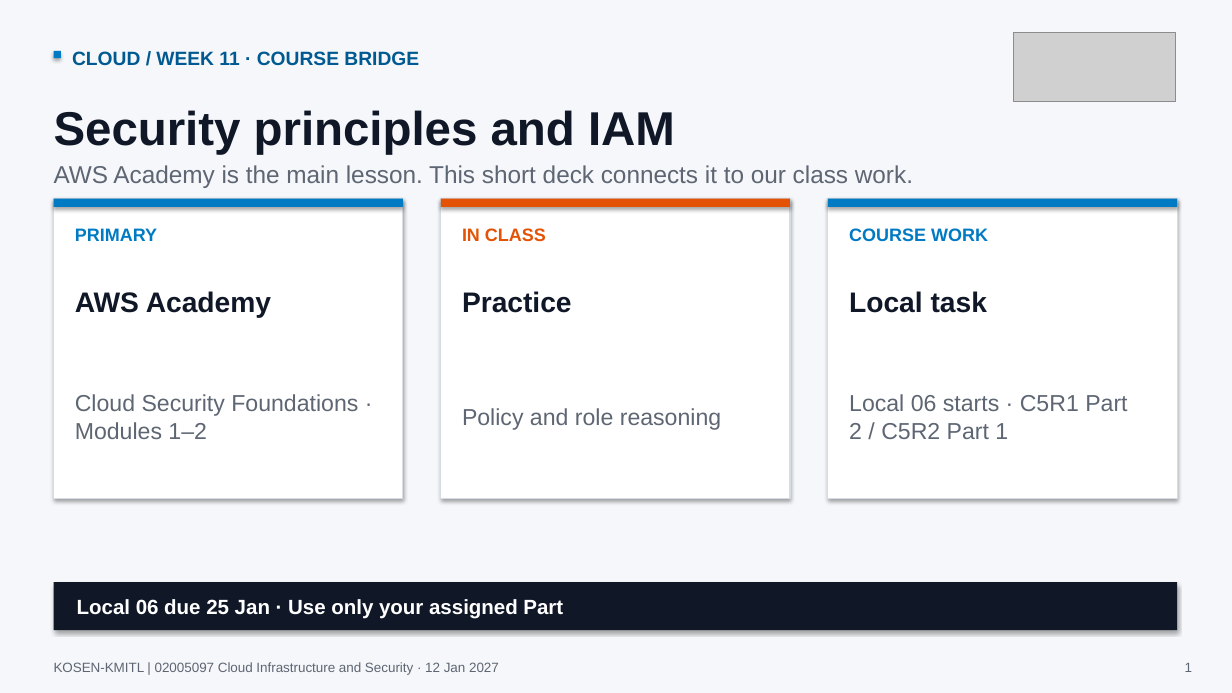
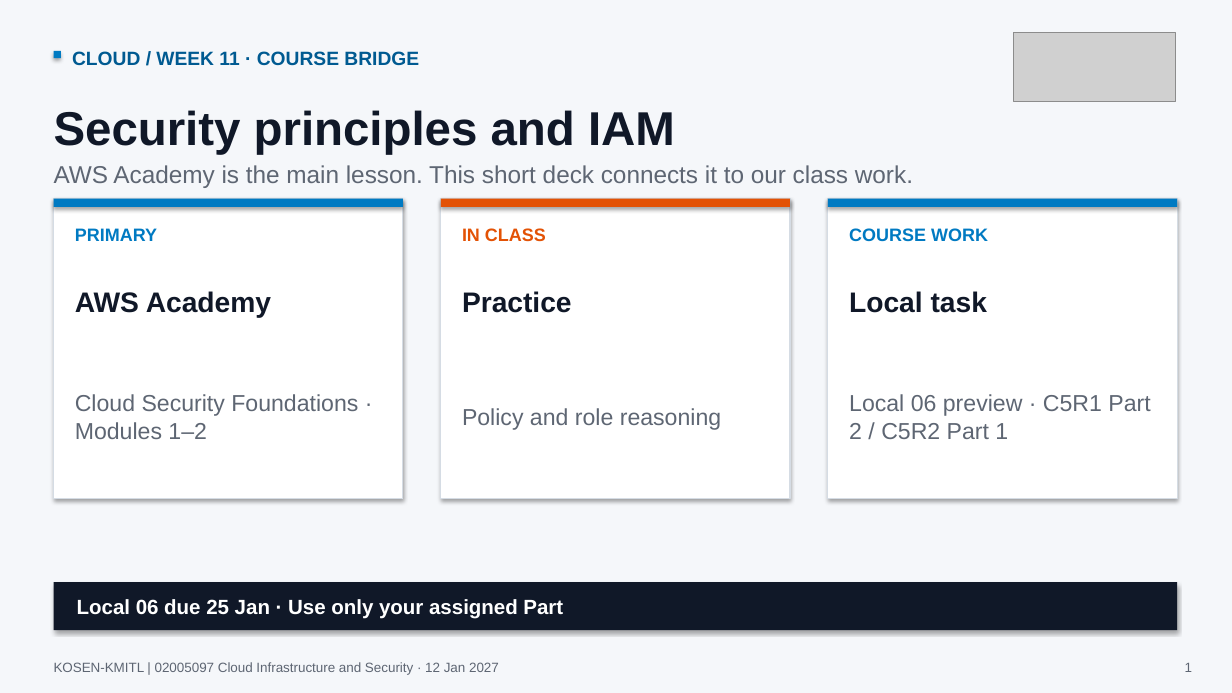
Before and after one commit to nutthakorn7/cloud-infrastructure-security, a slide deck: slide 1 of slides/weekly-bridges/output/Week11_Cloud_Course_Bridge.pptx. Drawn at 1232x693 pixels with LibreOffice and Linux fonts; fonts in the diff are those of the drawing; grey boxes stand for pictures. Boxes give left, top, right and bottom in pixels: in the first picture for what was removed or moved away, otherwise in the second. Text is boxed around its words. In the diff, an @@ line names an element or a change of style, - is before the commit and + after.

```diff
--- a/slides/weekly-bridges/output/Week11_Cloud_Course_Bridge.pptx
+++ b/slides/weekly-bridges/output/Week11_Cloud_Course_Bridge.pptx
@@ text at (849,394,1150,439): text changed @@
-Local 06 starts · C5R1 Part 2 / C5R2 Part 1
+Local 06 preview · C5R1 Part 2 / C5R2 Part 1
```
Also in this commit, not shown: 1 other slide changed, 2 other files.
